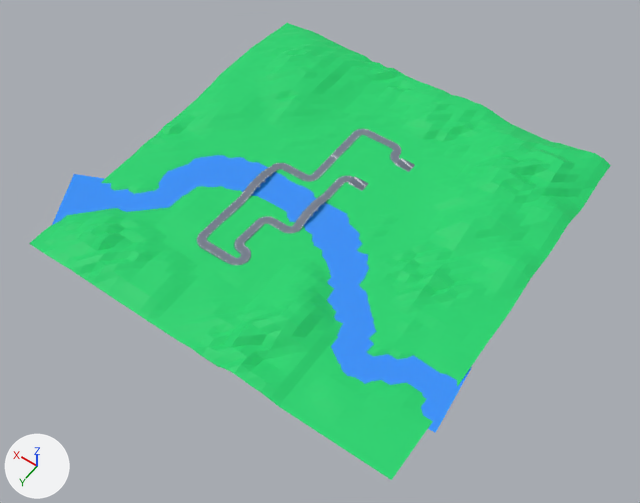
The Blender file Assets/Models/tracks/low-poly-style-test/track.blend: old version first, new version second.
One viewpoint serves both versions: a 50 mm lens placed at (-88.3, 129.9, 161.9), pointed at (-11.8, 22.8, -6.4). Lighting does not change. The marker at lower left points along +X, +Y and +Z.

The older version as bpy lines, for what is in view:
```python
me_plane_060 = bpy.data.meshes.new('Plane.060')
me_plane_060.from_pydata(...)  # 22 vertices, 10 faces; spans x -58.4..51.1, y -8.7..40.6, z 0.0
me_plane_060.materials.append(mat_water)  # picture img_color_pallete_png
me_plane_061 = bpy.data.meshes.new('Plane.061')
me_plane_061.from_pydata(...)  # 2041 vertices, 1935 faces; spans x -56.4..43.9, y -35.0..65.3, z -0.3..5.7
me_plane_061.materials.append(mat_road)  # picture img_color_pallete_png
me_plane_065 = bpy.data.meshes.new('Plane.065')
me_plane_065.from_pydata(...)  # 2899 vertices, 2764 faces; spans x -27.4..11.2, y -13.2..42.2, z -1.5..1.0
me_plane_065.materials.append(mat_road)  # picture img_color_pallete_png
ob_ground = bpy.data.objects.new('ground', me_plane_061)
ob_ground.location = (-2.0, -1.0, -0.1)
ob_track = bpy.data.objects.new('track', me_plane_065)
ob_track.location = (0.0, 0.0, 0.0)
ob_water = bpy.data.objects.new('water', me_plane_060)
ob_water.location = (-1.7, 17.3, -0.2)
```
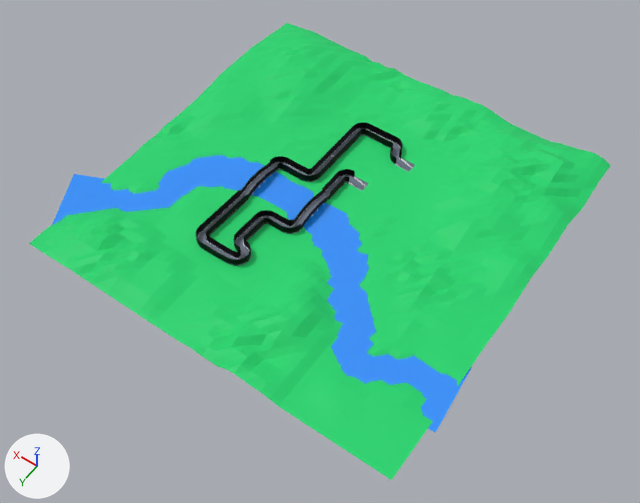
What differs and where, as boxes [x1, y1, x2, y2] in the pictures (640 x 503 px):
'track-invis-walls', added
    after: [196, 122, 402, 266]
'track-walls', added
    after: [197, 128, 402, 266]

The change, as a diff of the scene's bpy script:
```diff
--- a/Assets/Models/tracks/low-poly-style-test/track.blend.py
+++ b/Assets/Models/tracks/low-poly-style-test/track.blend.py
@@ me_plane_006 @@
+me_plane_006.from_pydata(...)  # 584 vertices, 282 faces; spans x -14.0..11.2, y -13.2..42.2, z -0.2..2.8
+me_plane_006.materials.append(mat_road)  # picture img_color_pallete_png
@@ me_plane_003 @@
+me_plane_003.from_pydata(...)  # 544 vertices, 266 faces; spans x -14.0..11.2, y -13.2..42.2, z -0.2..1.0
+me_plane_003.materials.append(mat_road)  # picture img_color_pallete_png
@@ ob_track_invis_walls @@
+ob_track_invis_walls = bpy.data.objects.new('track-invis-walls', me_plane_006)
+ob_track_invis_walls.location = (0.0, 0.0, 0.0)
+_m = ob_track_invis_walls.modifiers.new('Solidify', 'SOLIDIFY')
+_m.thickness = -0.1
+_m.nonmanifold_merge_threshold = 0.0003
@@ ob_track_walls @@
+ob_track_walls = bpy.data.objects.new('track-walls', me_plane_003)
+ob_track_walls.location = (0.0, 0.0, 0.0)
+_m = ob_track_walls.modifiers.new('Solidify', 'SOLIDIFY')
+_m.thickness = -0.1
+_m.nonmanifold_merge_threshold = 0.0003
```
